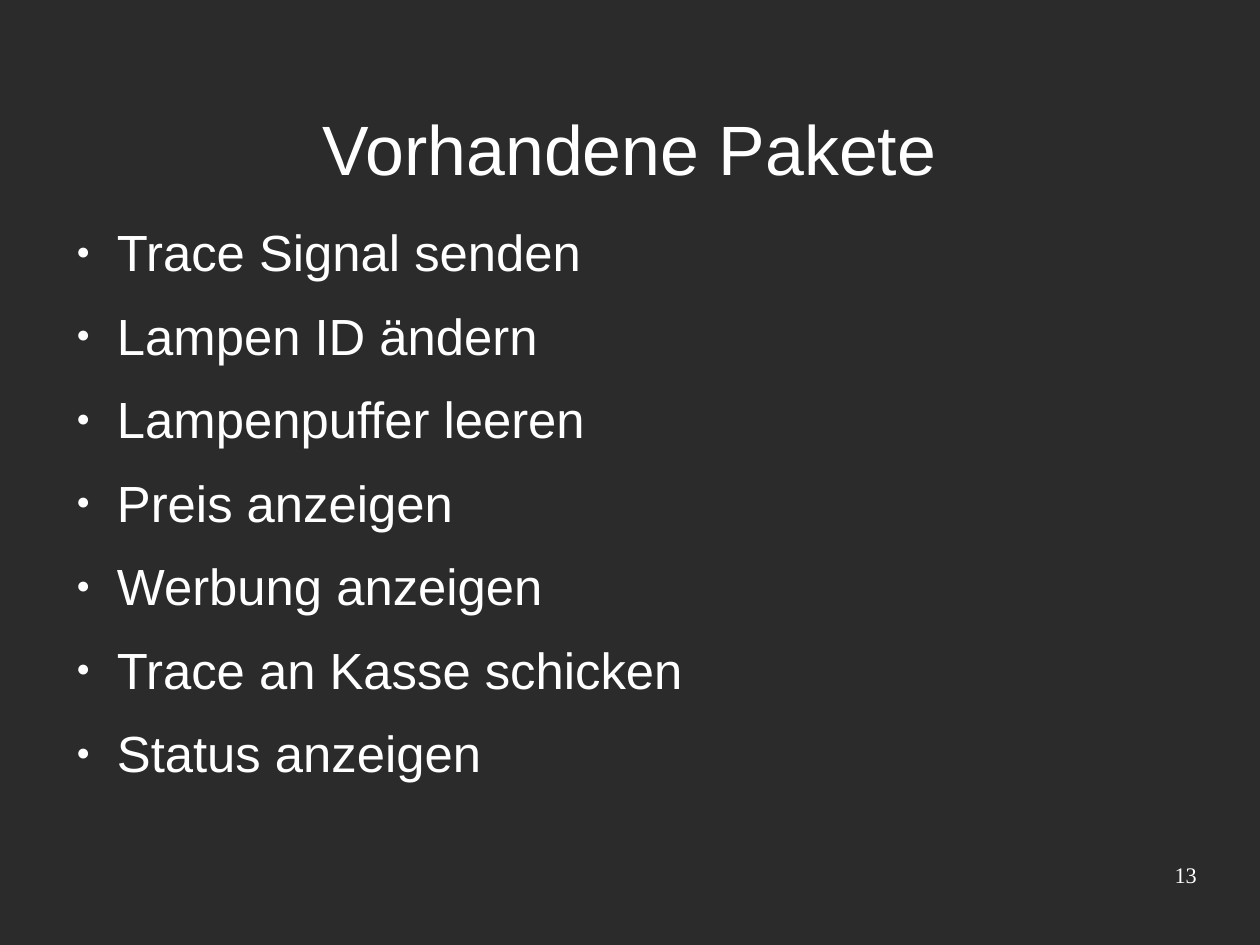
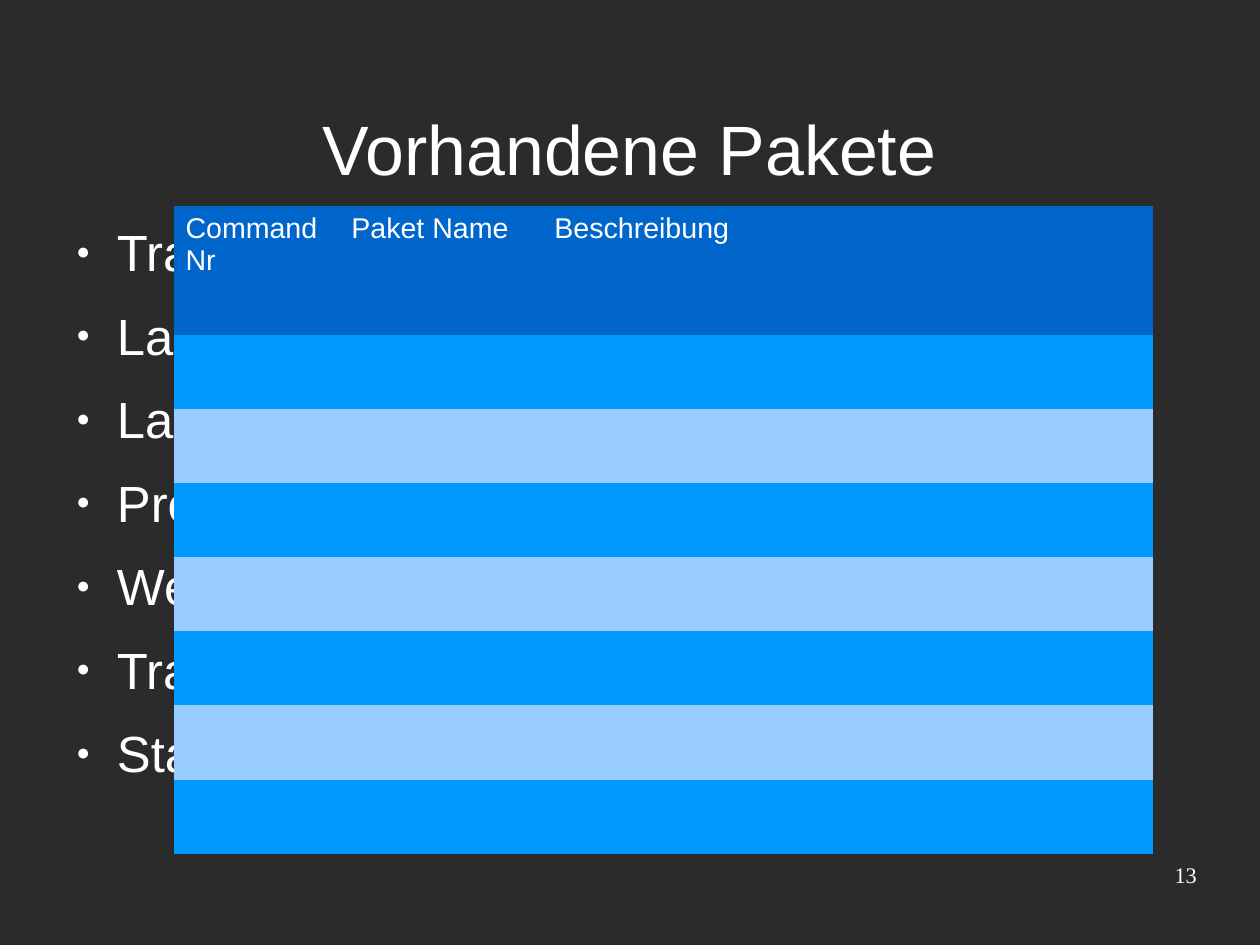
Before and after one commit to Niondir/rika-led, a slide deck: slide 13 of präsentation 3/part 1/präsentation31.odp. Drawn at 1260x945 pixels with LibreOffice and Linux fonts; fonts in the diff are those of the drawing; background and template pictures are left out; a plain dark background stands for a picture behind light text. Boxes give left, top, right and bottom in pixels: in the first picture for what was removed or moved away, otherwise in the second. Text is boxed around its words. In the diff, an @@ line names an element or a change of style, - is before the commit and + after.

```diff
--- a/präsentation 3/part 1/präsentation31.odp
+++ b/präsentation 3/part 1/präsentation31.odp
@@ table added at (x1=174, y1=207, x2=1154, y2=854), 8 rows, 5 columns @@
+Command Nr | Paket Name | Beschreibung |  | 
+ |  |  |  | 
+ |  |  |  | 
+ |  |  |  | 
+ |  |  |  | 
+ |  |  |  | 
+ |  |  |  | 
+ |  |  |  | 
```
Also in this commit, not shown: 7 other slides changed, 3 other files.
